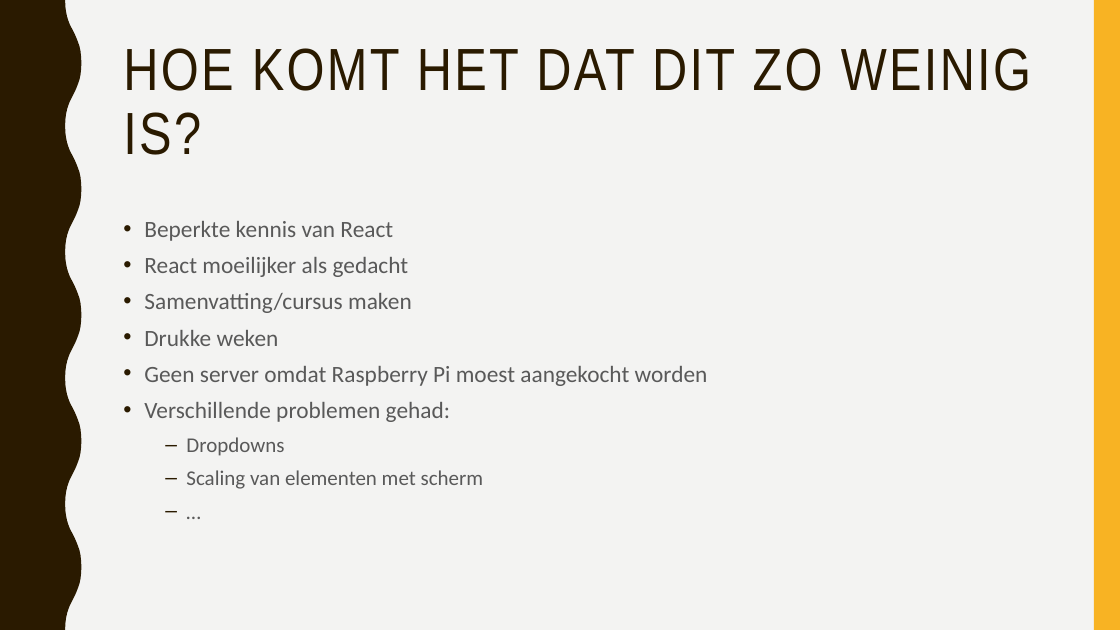
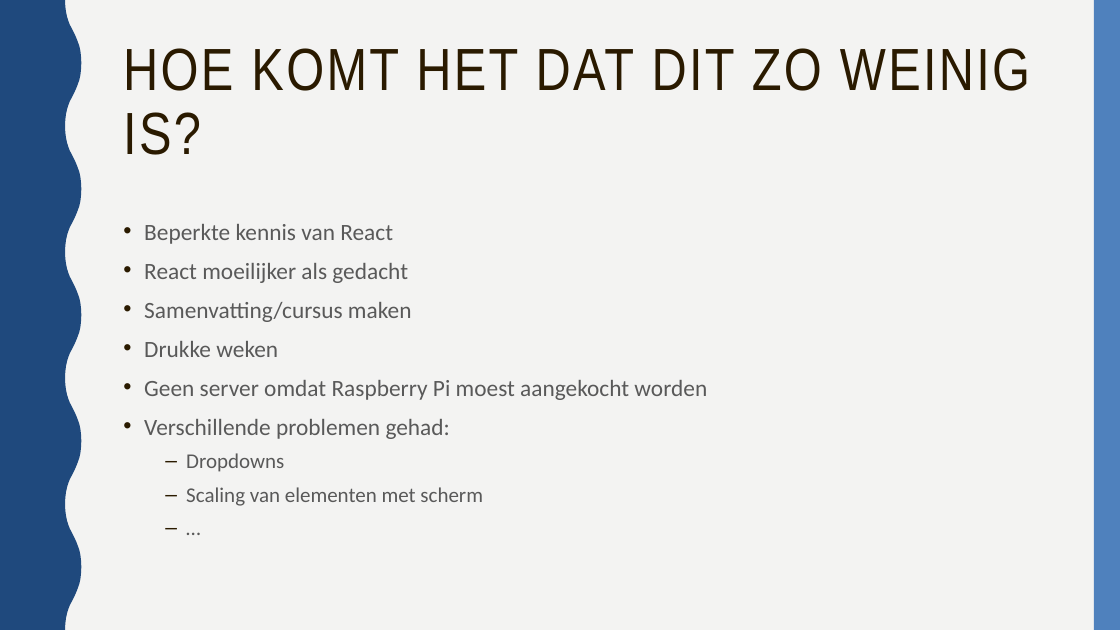
Before and after one commit to KevinD25/BBsnap, a slide deck: slide 4 of doc/presentatie oktober.pptx. Drawn at 1120x630 pixels with LibreOffice and Linux fonts; fonts in the diff are those of the drawing. Boxes give left, top, right and bottom in pixels: in the first picture for what was removed or moved away, otherwise in the second. Text is boxed around its words. In the diff, an @@ line names an element or a change of style, - is before the commit and + after.

```diff
--- a/doc/presentatie oktober.pptx
+++ b/doc/presentatie oktober.pptx
@@ freeform shape at (0, 0, 82, 630): fill #2A1A00 to #1F497D; outline redrawn @@
@@ rectangle at (1094, 0, 1120, 630): fill #F8B323 to #4F81BD @@
@@ text at (144, 224, 707, 439): line spacing 1 to 1.1 @@
```
Also in this commit, not shown: 8 other slides changed, 1 slide added.
